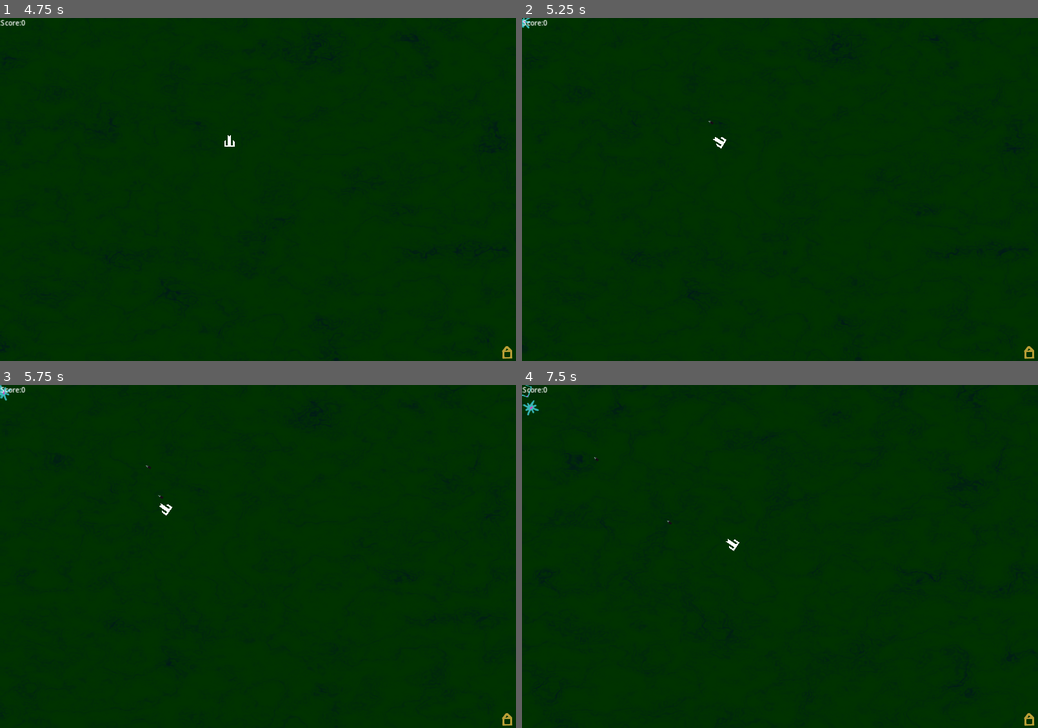
Above: before the commit, frames 1-4 (two rows, left to right).
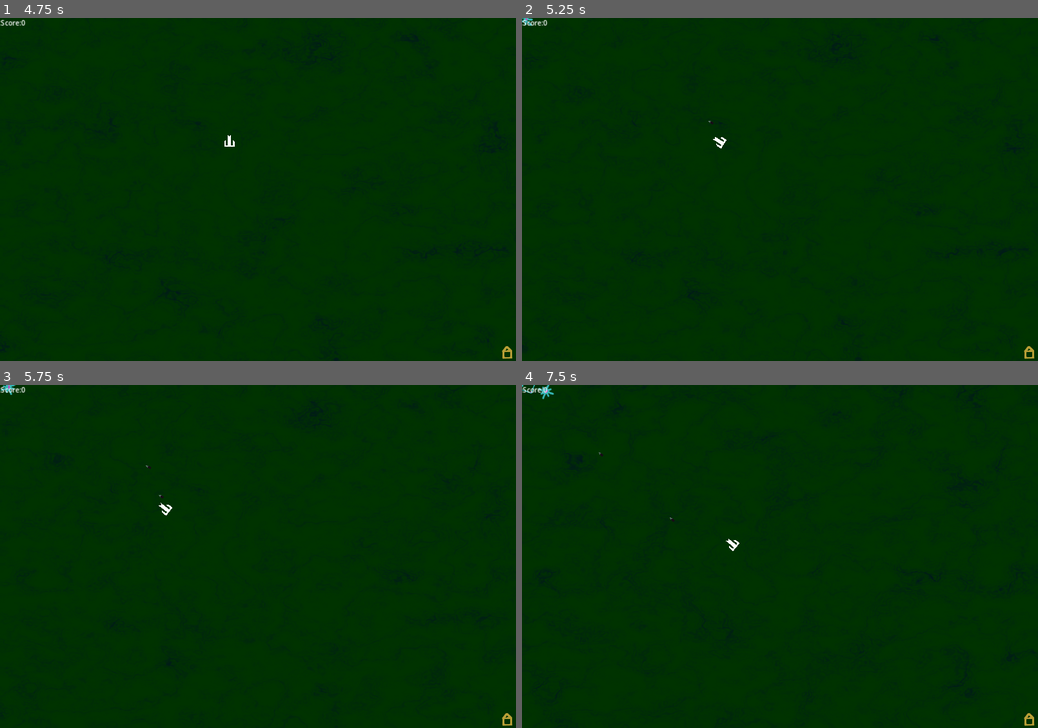
Above: after the commit, the same moments.

Repository: Habidakus/turrim-caelum
Game: Godot game, scene res://Scenes/main.tscn
Two runs of this game, one before a commit and one after it. Both use one fixed random seed, a clock stepped at 60 frames per second and the inputs below. The engine's default icon, where the game draws it, is replaced by a stand-in: a white triangle on a blue panel in a dark square.
Inputs (mouse positions are in pixels of both pictures, inside the frame that each line leads up to):
- Up to frame 1 (4.75 s): tap Enter (pause) at 0.5, 2 s; move the mouse to (371, 172) at 0.52 s; hold D (move_right) 0.53-1.28 s; click (371, 172) at 0.67 s; tap Space at 1.25, 3.5 s; move the mouse to (154, 206) at 1.27 s; hold S (move_down) 1.28-2.03 s; move the mouse to (309, 114) at 2.02 s; hold D (move_right) 2.03-2.75 s; click "Play Now" at 2.75 s; move the mouse to (232, 258) at 3.52 s; hold W (move_up) 3.53-4.28 s; click (232, 258) at 3.67 s; move the mouse to (412, 240) at 4.27 s; hold A (move_left) from 4.28 s (still down)
- Up to frame 2 (5.25 s): keep holding A (move_left); move the mouse to (625, 138) at 5.02 s
- Up to frame 3 (5.75 s): keep holding A (move_left)
- Up to frame 4 (7.5 s): move the mouse to (805, 556) at 5.77 s; release A (move_left) at 5.78 s; hold S (move_down) 5.78-6.53 s; click (805, 556) at 5.92 s; move the mouse to (702, 470) at 6.52 s; hold D (move_right) 6.53-7.28 s; move the mouse to (893, 539) at 7.27 s; hold W (move_up) from 7.28 s (still down)

Frame 1 is identical in both runs. In frame 2, less than 0.1% of the frame differs, in the area x 0-40%, y 0-38%; in frame 3, less than 0.1%; in frame 4, 0.2%, in the area x 0-43%, y 0-49%.

Commit message:
Abstracted out map to Maps so we can have otehr map types

Diff:
--- a/Scenes/main.tscn
+++ b/Scenes/main.tscn
@@ -18,6 +18,7 @@
 [ext_resource type="Script" path="res://Scripts/GameState/GameState_ShowPage_Credits.gd" id="16_yl58h"]
 [ext_resource type="Script" path="res://Scripts/GameState/GameState_ShowPage_HighScore.gd" id="17_54e7x"]
 [ext_resource type="Script" path="res://Scripts/GameState/GameState_ShowPage_Why.gd" id="18_38mt6"]
+[ext_resource type="Script" path="res://Scripts/Maps/Map_Basic.gd" id="18_kj1r7"]
 
 [sub_resource type="FastNoiseLite" id="FastNoiseLite_vua4k"]
 
@@ -39,7 +40,6 @@
 script = ExtResource("1_jojh5")
 mob_scene = ExtResource("2_jwed4")
 player_scene = ExtResource("1_eo6vi")
-castle_scene = ExtResource("4_132h1")
 
 [node name="Background" type="Sprite2D" parent="."]
 material = SubResource("ShaderMaterial_qn386")
@@ -94,4 +94,10 @@
 [node name="ShowPage_Why" type="Node" parent="GameStateMachine"]
 script = ExtResource("18_38mt6")
 
+[node name="Maps" type="Node" parent="."]
+
+[node name="Map_Basic" type="Node" parent="Maps"]
+script = ExtResource("18_kj1r7")
+castle_scene = ExtResource("4_132h1")
+
 [connection signal="increase_score" from="." to="." method="_on_increase_score"]
--- /dev/null
+++ b/Scripts/Maps/Map.gd
@@ -0,0 +1,28 @@
+extends Node
+
+class_name Map
+
+func start_game(_rng : RandomNumberGenerator):
+	print_debug("Map ", self, " did not implement start_game()")
+
+func game_over():
+	print_debug("Map ", self, " did not implement game_over()")
+
+func current_path() -> Curve2D:
+	print_debug("Map ", self, " did not implement current_path()")
+	return null
+
+func has_castle() -> bool:
+	print_debug("Map ", self, " did not implement has_castle()")
+	return false
+
+func get_castle() -> Area2D:
+	print_debug("Map ", self, " did not implement get_castle()")
+	return null
+
+func request_unique_path(start: Vector2, end: Vector2, pointCount: int, mobId: int, rng: RandomNumberGenerator) -> Curve2D:
+	print_debug("Map ", self, " did not implement request_unique_path()")
+	return null
+
+func on_mob_spawn(_mob_id : int, _rng : RandomNumberGenerator):
+	pass
--- /dev/null
+++ b/Scripts/Maps/Map_Basic.gd
@@ -0,0 +1,98 @@
+extends Map
+
+@export var castle_scene: PackedScene
+
+var castle = null
+var pathArray : Array = []
+var currentPathIndex = 0
+
+func start_game(rng : RandomNumberGenerator):
+
+	# Create the castle
+	castle = castle_scene.instantiate()
+	add_child(castle)
+	castle.position = owner.screen_size - Vector2(20,20)
+
+	pathArray = []
+	pathArray.append(generate_path(Vector2(0,0), castle.position, 0, rng))
+
+func game_over():
+	castle.queue_free()
+
+func current_path() -> Curve2D:
+	if pathArray.size() == 1:
+		return pathArray[0]
+	else:
+		currentPathIndex += 1
+		return pathArray[currentPathIndex % pathArray.size()]
+
+func has_castle() -> bool:
+	return true
+
+func get_castle() -> Area2D:
+	return castle
+
+func on_mob_spawn(mobId : int, rng : RandomNumberGenerator):
+	if mobId % 11 == 0:
+		var increase = (mobId % 121 == 0)
+		var start = Vector2(0,0)
+		if rng.randi() % 2 == 1:
+			start.x = rng.randi_range(0, owner.screen_size.x)
+		else:
+			start.y = rng.randi_range(0, owner.screen_size.y)
+		pathArray.append(generate_path(start, castle.position, mobId, rng))
+		if increase != true:
+			pathArray.remove_at(0)
+
+func add_path_point(start: Vector2, end: Vector2, desired_length: float, curve : Curve2D, mobId: int, rng: RandomNumberGenerator) -> Curve2D:
+	var best_bl = 0
+	var best : Curve2D = null
+	var buffer = max(20, 400 - mobId)
+	var maxPlacement : Vector2 = owner.screen_size - Vector2(buffer, buffer);
+	for i in 50:
+		var tStart = start
+		if rng.randi() % 2 == 1:
+			tStart.x += 80;
+		else:
+			tStart.y += 80;
+		tStart.x = clamp(tStart.x, 20, maxPlacement.x)
+		tStart.y = clamp(tStart.y, 20, maxPlacement.y)
+		var tEnd = end
+		if rng.randi() % 2 == 1:
+			tEnd.x -= 80;
+		else:
+			tEnd.y -= 80;
+		tEnd.x = clamp(tEnd.x, 20, maxPlacement.x)
+		tEnd.y = clamp(tEnd.y, 20, maxPlacement.y)
+		var x = rng.randf_range(tStart.x, tEnd.x)
+		var y = rng.randf_range(tStart.y, tEnd.y)
+		var d : Curve2D = curve.duplicate()
+		var insert_point = 1
+		if curve.point_count > 2:
+			insert_point = rng.randi_range(1, curve.point_count - 1)
+		var p = Vector2(x, y)
+		var in_p = (curve.get_point_position(insert_point - 1) - p) / 1.5
+		var out_p = (curve.get_point_position(insert_point) - p) / 1.5
+		d.add_point(p, in_p, out_p, insert_point)
+		var bl = absf(desired_length - d.get_baked_length())
+		if best == null || bl < best_bl:
+			best = d
+			best_bl = bl
+		if x < 0 || y < 0 || x > owner.screen_size.x || y > owner.screen_size.y:
+			print_debug("x y = (", x, ", ", y, ")")
+	return best
+
+func request_unique_path(start: Vector2, end: Vector2, pointCount: int, mobId: int, rng: RandomNumberGenerator) -> Curve2D:
+	var c : Curve2D = Curve2D.new()
+	c.add_point(start)
+	c.add_point(end)
+	var totalPoints = pointCount + 4
+	for i in totalPoints:
+		var length : float = 1800.0 + (1200.0 * (i + 1.0) / totalPoints)
+		var n : Curve2D = add_path_point(start, end, length, c, mobId, rng)
+		c = n
+
+	return c
+
+func generate_path(start: Vector2, end: Vector2, mobId: int, rng: RandomNumberGenerator) -> Curve2D:
+	return request_unique_path(start, end, 4, mobId, rng)
--- a/Scripts/main.gd
+++ b/Scripts/main.gd
@@ -9,7 +9,6 @@
 
 @export var mob_scene: PackedScene
 @export var player_scene: PackedScene
-@export var castle_scene: PackedScene
 
 # TODO List:
 #
@@ -43,20 +42,17 @@
 var spendable_money : int = 0
 var score = 0
 var mobId : int = 1
+var secondsPerMonster : float = 2.0
 var monster_spawnrate_increase : int = 0
+var rolling_mob_health_average : float = 0
 var player : Player = null
-var castle = null
+var map : Map = null
 
 var freeXp: int = 1
 var freeXpCounter : int = 0
 
 var highscore_list : Array = []
 var highscore_filepath = "user://highscores.dat"
-
-var pathArray : Array = []
-var currentPathIndex = 0
-var rolling_mob_health_average : float = 0
-var secondsPerMonster : float = 2.0
 
 var possible_cards = [
 	load("res://Data/Cards/autospend_once.tres"),
@@ -113,13 +109,8 @@
 	screen_size = player.get_viewport_rect().size
 	player.position = screen_size / 2.0
 
-	# Create the castle
-	castle = castle_scene.instantiate()
-	add_child(castle)
-	castle.position = screen_size - Vector2(20,20)
-
-	pathArray = []
-	pathArray.append(generate_path(Vector2(0,0), castle.position))
+	map = $Maps/Map_Basic
+	map.start_game(rng)
 
 	$MobTimer.wait_time = secondsPerMonster
 	$MobTimer.start()
@@ -142,65 +133,8 @@
 	var increase : float = float(min(100, mobId)) * (advanceAmount - 1.0)
 	monster_spawnrate_increase += int(round(increase))
 
-func add_path_point(start: Vector2, end: Vector2, desired_length: float, curve : Curve2D) -> Curve2D:
-	var best_bl = 0
-	var best : Curve2D = null
-	var buffer = max(20, 400 - mobId)
-	var maxPlacement : Vector2 = screen_size - Vector2(buffer, buffer);
-	for i in 50:
-		var tStart = start
-		if rng.randi() % 2 == 1:
-			tStart.x += 80;
-		else:
-			tStart.y += 80;
-		tStart.x = clamp(tStart.x, 20, maxPlacement.x)
-		tStart.y = clamp(tStart.y, 20, maxPlacement.y)
-		var tEnd = end
-		if rng.randi() % 2 == 1:
-			tEnd.x -= 80;
-		else:
-			tEnd.y -= 80;
-		tEnd.x = clamp(tEnd.x, 20, maxPlacement.x)
-		tEnd.y = clamp(tEnd.y, 20, maxPlacement.y)
-		var x = rng.randf_range(tStart.x, tEnd.x)
-		var y = rng.randf_range(tStart.y, tEnd.y)
-		var d : Curve2D = curve.duplicate()
-		var insert_point = 1
-		if curve.point_count > 2:
-			insert_point = rng.randi_range(1, curve.point_count - 1)
-		var p = Vector2(x, y)
-		var in_p = (curve.get_point_position(insert_point - 1) - p) / 1.5
-		var out_p = (curve.get_point_position(insert_point) - p) / 1.5
-		d.add_point(p, in_p, out_p, insert_point)
-		var bl = absf(desired_length - d.get_baked_length())
-		if best == null || bl < best_bl:
-			best = d
-			best_bl = bl
-		if x < 0 || y < 0 || x > screen_size.x || y > screen_size.y:
-			print_debug("x y = (", x, ", ", y, ")")
-	return best
-
-func request_unique_path(start: Vector2, end: Vector2, pointCount: int) -> Curve2D:
-	var c : Curve2D = Curve2D.new()
-	c.add_point(start)
-	c.add_point(end)
-	var totalPoints = pointCount + 4
-	for i in totalPoints:
-		var length : float = 1800.0 + (1200.0 * (i + 1.0) / totalPoints)
-		var n : Curve2D = add_path_point(start, end, length, c)
-		c = n
-
-	return c
-
-func generate_path(start: Vector2, end: Vector2) -> Curve2D:
-	return request_unique_path(start, end, 4)
-
 func current_path() -> Curve2D:
-	if pathArray.size() == 1:
-		return pathArray[0]
-	else:
-		currentPathIndex += 1
-		return pathArray[currentPathIndex % pathArray.size()]
+	return map.current_path()
 
 func start_shopping():
 	possible_cards.shuffle()
@@ -242,26 +176,21 @@
 		freeXp += 1
 
 	spawn_mob(mobId, 0, current_path(), bonusScore)
+	map.on_mob_spawn(mobId, rng)
 	mobId += 1
 
+	$MobTimer.wait_time = lerp(secondsPerMonster, secondsPerMonster / 5.0, (monster_spawnrate_increase - 50) / 850.0)
 	monster_spawnrate_increase += 1
-	if mobId % 11 == 0:
-		$MobTimer.wait_time = lerp(secondsPerMonster, secondsPerMonster / 5.0, (monster_spawnrate_increase - 50) / 850.0)
-		var increase = (mobId % 121 == 0)
-		var start = Vector2(0,0)
-		if rng.randi() % 2 == 1:
-			start.x = rng.randi_range(0, screen_size.x)
-		else:
-			start.y = rng.randi_range(0, screen_size.y)
-		pathArray.append(generate_path(start, castle.position))
-		if increase != true:
-			pathArray.remove_at(0)
 
 func spawn_mob(id, dist, path, bonusScore : int) -> Mob:
 	var mob : Mob = mob_scene.instantiate()
 	mob.position = path.sample_baked(dist)
 	var speed_scale = rng.randf_range(0.8, 1.2)
-	mob.set_target($Castle, speed_scale, id, path, dist, self, bonusScore)
+	var final_target : Node2D = player
+	if map.has_castle():
+		final_target = map.get_castle()
+
+	mob.set_target(final_target, speed_scale, id, path, dist, map, player, bonusScore, rng)
 	call_deferred("add_child", mob)
 	if rolling_mob_health_average == 0:
 		rolling_mob_health_average = mob.hp + mob.armor
@@ -288,8 +217,8 @@
 func game_over():
 	$AudioStreamPlayer2D.play()
 	$MobTimer.stop()
+	map.game_over()
 	player.queue_free()
-	castle.queue_free()
 
 	var username = "Player One"
 	if OS.has_environment("USERNAME"):
--- a/Scripts/mob.gd
+++ b/Scripts/mob.gd
@@ -6,7 +6,7 @@
 var childOffset_distance = -1.0
 var childOffset_time = -1.0
 var show_path_dist = 1.0
-var target
+var final_target : Node2D = null
 var rotateSpeed
 var travelSpeed_low = 30.0
 var travelSpeed = travelSpeed_low
@@ -32,14 +32,15 @@
 	process_mode = Node.PROCESS_MODE_PAUSABLE
 	self.add_to_group("mob")
 
-func set_target(node : Area2D, rotSpd : float, id : int, p: Curve2D, dist, pathGenerator, bonusScore):
+func set_target(target : Node2D, rotSpd : float, id : int, p: Curve2D, dist, pathGenerator : Map, player : Player, bonusScore, rng : RandomNumberGenerator):
 	id_for_spawn = id
 	travelSpeed = lerp(travelSpeed_low, travelSpeed_high, float(id - 50) / 500.0)
 	var id_for_hp = id
+	var id_for_map = id
 	var swerve : int = 0
 	score += (bonusScore * 2)
-	show_path_dist = pathGenerator.get_show_path_dist()
-	target = node.position;
+	show_path_dist = player.showPathDist
+	final_target = target;
 	distance_travelled = dist
 	rotateSpeed = rotSpd;
 	var mutatorA = 0
@@ -86,7 +87,7 @@
 	if id_for_hp >= 41:
 		hp *= pow(1.1, int(id_for_hp / 41))
 	if swerve > 0 && pathGenerator != null:
-		path = pathGenerator.request_unique_path(p.get_point_position(0), p.get_point_position(p.point_count - 1), 3 * swerve)
+		path = pathGenerator.request_unique_path(p.get_point_position(0), p.get_point_position(p.point_count - 1), 3 * swerve, id_for_map, rng)
 	else:
 		path = p
 	pathLength = path.get_baked_length()
Not shown: 1 places in Scenes/main.tscn that only renumber resources
